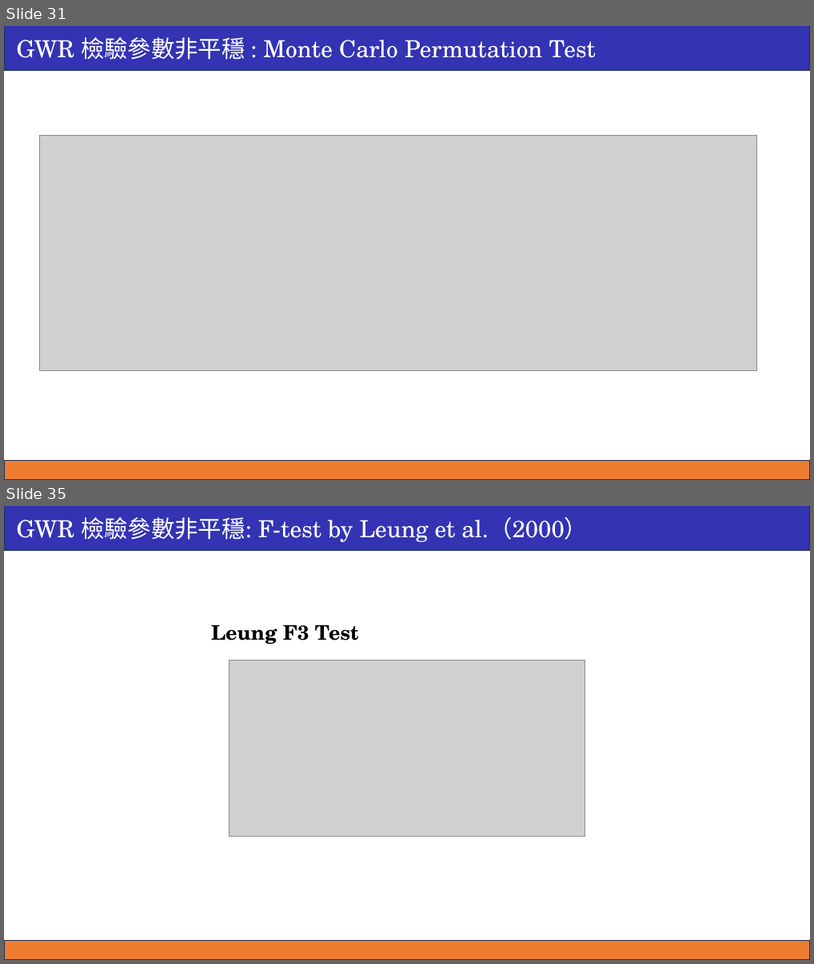
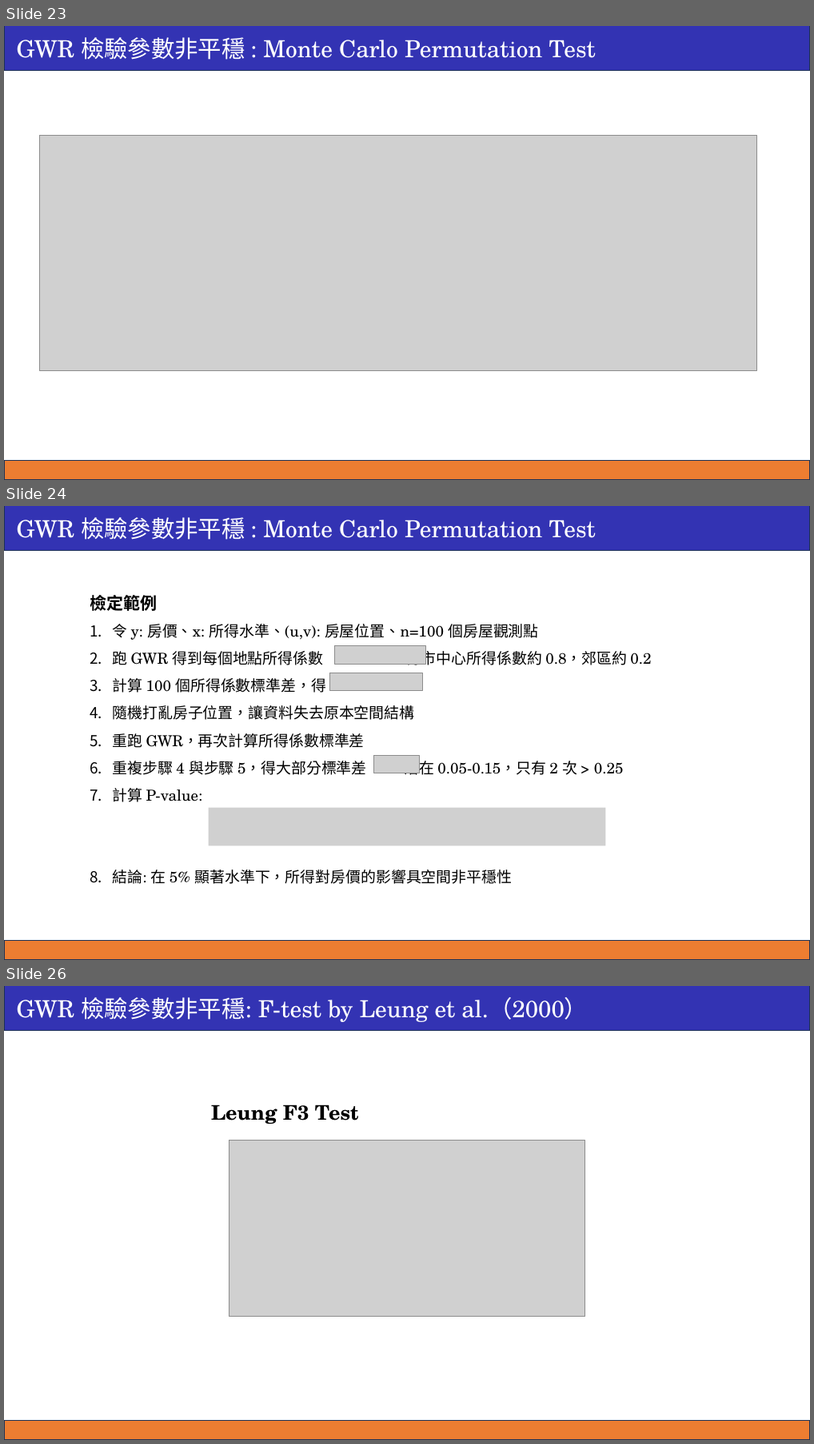
Before and after one commit to ricki0313/GWR_hw, a slide deck: theory_01/report/GWR_report_01.pptx. Shown one above the other, each under a label of ours: slides 31 and 35 before the commit, slides 23, 24 and 26 after it; the slides between them are not shown. The pictures are 814x964 and 814x1444 pixels, drawn with LibreOffice and Linux fonts; fonts in the diff are those of the drawing; grey boxes stand for pictures. Boxes give left, top, right and bottom in pixels: in the first picture for what was removed or moved away, otherwise in the second. Text is boxed around its words. In the diff, an @@ line names an element or a change of style, - is before the commit and + after.

```diff
--- a/theory_01/report/GWR_report_01.pptx
+++ b/theory_01/report/GWR_report_01.pptx
@@ slide 24 added at [4, 506, 810, 960], background #FFFFFF @@
@@ rectangle added at [4, 506, 810, 550], fill #3333B3, outline #1E3256 1 pt, 28 pt, text #FFFFFF @@
+GWR 檢驗參數非平穩 : Monte Carlo Permutation Test
@@ text added at [90, 595, 651, 884], 18 pt, text #000000 @@
+檢定範例
+1. 令 y: 房價、x: 所得水準、(u,v): 房屋位置、n=100 個房屋觀測點
+2. 跑 GWR 得到每個地點所得係數 ，得市中心所得係數約 0.8，郊區約 0.2
+3. 計算 100 個所得係數標準差，得
+4. 隨機打亂房子位置，讓資料失去原本空間結構
+5. 重跑 GWR，再次計算所得係數標準差
+6. 重複步驟 4 與步驟 5，得大部分標準差 落在 0.05-0.15，只有 2 次 > 0.25
+7. 計算 P-value:
+8. 結論: 在 5% 顯著水準下，所得對房價的影響具空間非平穩性
@@ picture added at [335, 646, 426, 664] @@
@@ picture added at [330, 673, 423, 691] @@
@@ picture added at [374, 756, 420, 772] @@
@@ picture added at [209, 808, 606, 845] @@
@@ rectangle added at [4, 940, 810, 960], fill #ED7D31, outline #1E3256 1 pt @@
@@ what was slide 31 is now slide 23 @@
@@ what was slide 35 is now slide 26 @@
```
Also in this commit, not shown: 5 slides changed, 6 other slides added, 3 other files.
